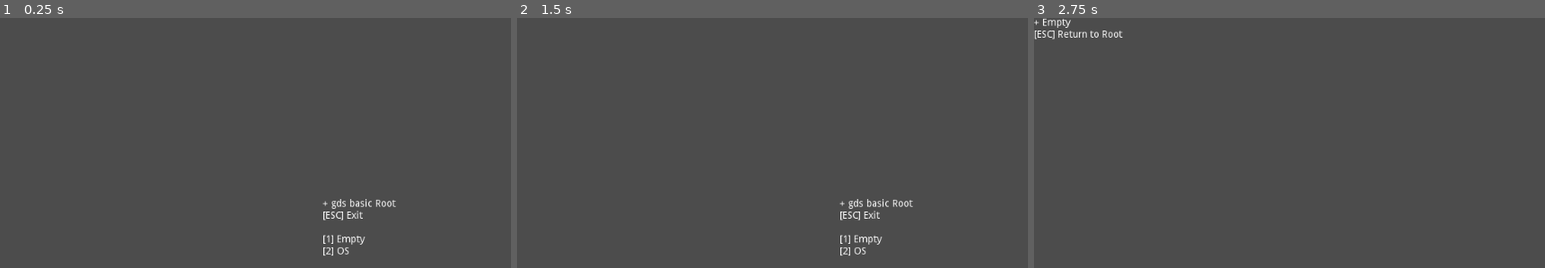
Above: before the commit, frames 1-3 (left to right).
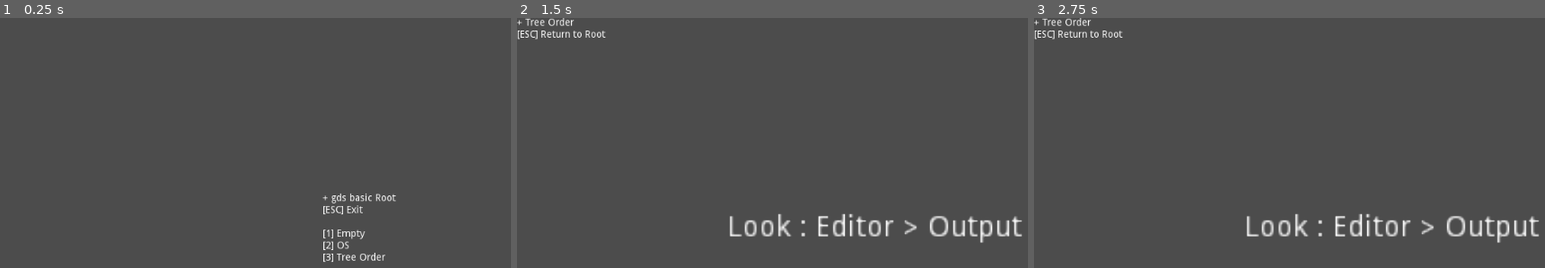
Above: after the commit, the same moments.

Repository: R2Road/godot_playground
Game: Godot game, scene res://gds_basic/gds_basic_RootScene.tscn
The game is run twice, just before and just after one commit, with the same random seed, the same clock (stepped at 60 frames per second) and the same inputs.
Inputs:
- Up to frame 1 (0.25 s): no input
- Up to frame 2 (1.5 s): tap Enter at 0.5 s; tap 3 at 0.6, 1.35 s; tap Space at 1.25 s; hold A from 1.28 s (still down)
- Up to frame 3 (2.75 s): tap Enter at 2 s; release A at 2.03 s; tap 1 at 2.1 s; tap 3 at 2.3 s

The runs differ from the first frame. In frame 1, 1.0% of the frame differs, in the area x 63-78%, y 70-98%; in frame 2, 2.7%, in the area x 0-99%, y 0-95%; in frame 3, 1.9%.

Commit message:
add scene : gds basic - TreeOrderScene

Diff:
--- a/2d_ground/gds_basic/gds_basic_RootScene.gd
+++ b/2d_ground/gds_basic/gds_basic_RootScene.gd
@@ -9,6 +9,8 @@
 	+ "[1] Empty" \
 	+ "\n" \
 	+ "[2] OS" \
+	+ "\n" \
+	+ "[3] Tree Order" \
 	+ ""
 
 
@@ -39,3 +41,5 @@
 			get_tree().change_scene("res://gds_basic/gds_basic_EmptyScene.tscn")
 		KEY_2:
 			get_tree().change_scene("res://gds_basic/gds_basic_OSScene.tscn")
+		KEY_3:
+			get_tree().change_scene("res://gds_basic/gds_basic_TreeOrderScene.tscn")
--- /dev/null
+++ b/2d_ground/gds_basic/gds_basic_TreeOrderScene.gd
@@ -0,0 +1,45 @@
+# ref : https://kidscancode.org/godot_recipes/basics/tree_ready_order/
+
+extends Node2D
+
+
+func _init():
+	print(name + " init")
+
+
+func _enter_tree():
+	print(name + " enter tree")
+
+
+var test = true
+func _process(delta):
+	if test:
+		print(name + " process")
+	test = false
+
+
+func _ready():
+	print(name + " ready")
+
+	set_process_input( true ) # is not need : default on
+
+	var title_string = \
+		"+ Tree Order" \
+		+ "\n" \
+		+ "[ESC] Return to Root" \
+		+ ""
+
+	var summury_node = get_node( "Summury" )
+	summury_node.text = title_string
+
+
+func _input(event):
+	if !(event is InputEventKey ):
+		return
+
+	if !event.is_pressed():
+		return
+
+	match event.scancode:
+		KEY_ESCAPE:
+			get_tree().change_scene("res://gds_basic/gds_basic_RootScene.tscn")
--- /dev/null
+++ b/2d_ground/gds_basic/gds_basic_TreeOrderScene.tscn
@@ -0,0 +1,34 @@
+[gd_scene load_steps=3 format=2]
+
+[ext_resource path="res://gds_basic/gds_basic_TreeOrderScene.gd" type="Script" id=1]
+[ext_resource path="res://gds_basic/gds_basic_TreeOrderTest.gd" type="Script" id=2]
+
+[node name="gds_basic_TreeOrderScene" type="Node2D"]
+script = ExtResource( 1 )
+
+[node name="Summury" type="Label" parent="."]
+margin_right = 40.0
+margin_bottom = 14.0
+__meta__ = {
+"_edit_use_anchors_": false
+}
+
+[node name="Message" type="Label" parent="."]
+margin_left = 300.0
+margin_top = 280.0
+margin_right = 443.0
+margin_bottom = 294.0
+rect_scale = Vector2( 3, 3 )
+text = "Look : Editor > Output"
+__meta__ = {
+"_edit_use_anchors_": false
+}
+
+[node name="Node01" type="Node" parent="."]
+script = ExtResource( 2 )
+
+[node name="Node03" type="Node" parent="Node01"]
+script = ExtResource( 2 )
+
+[node name="Node02" type="Node" parent="."]
+script = ExtResource( 2 )
--- /dev/null
+++ b/2d_ground/gds_basic/gds_basic_TreeOrderTest.gd
@@ -0,0 +1,20 @@
+extends Node
+
+func _init():
+	# Note: a Node doesn't have a "name" yet here.
+
+	print(name + " init")
+
+func _enter_tree():
+	print(name + " enter tree")
+
+func _ready():
+	print(name + " ready")
+
+# This ensures we only print *once* in process().
+
+var test = true
+func _process(delta):
+	if test:
+		print(name + " process")
+	test = false
